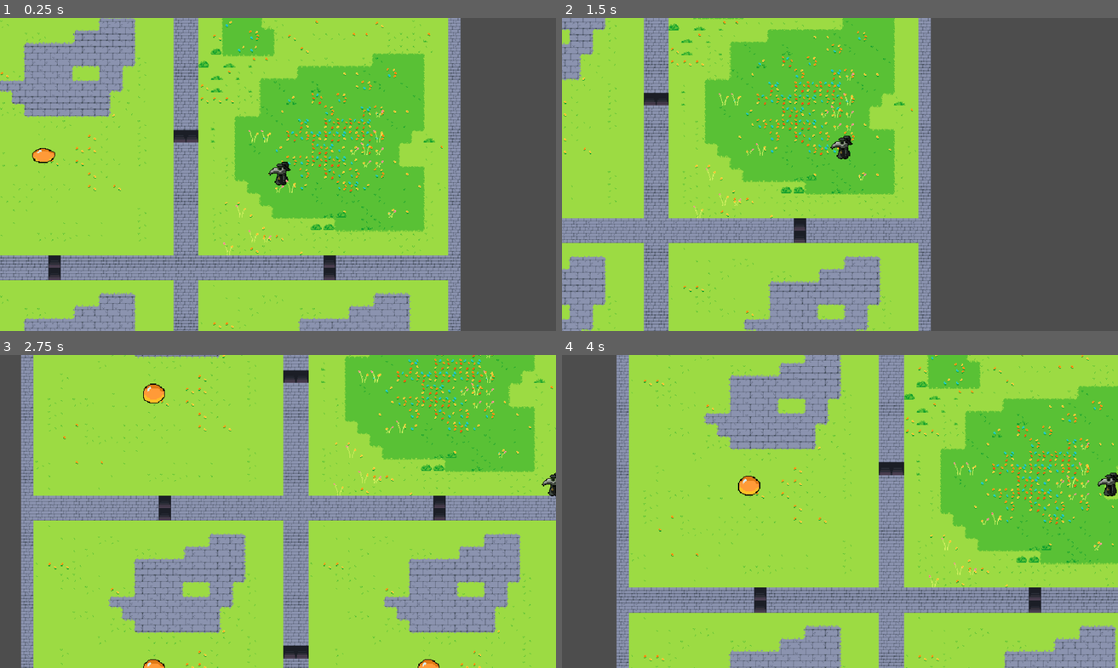
Above: before the commit, frames 1-4 (two rows, left to right).
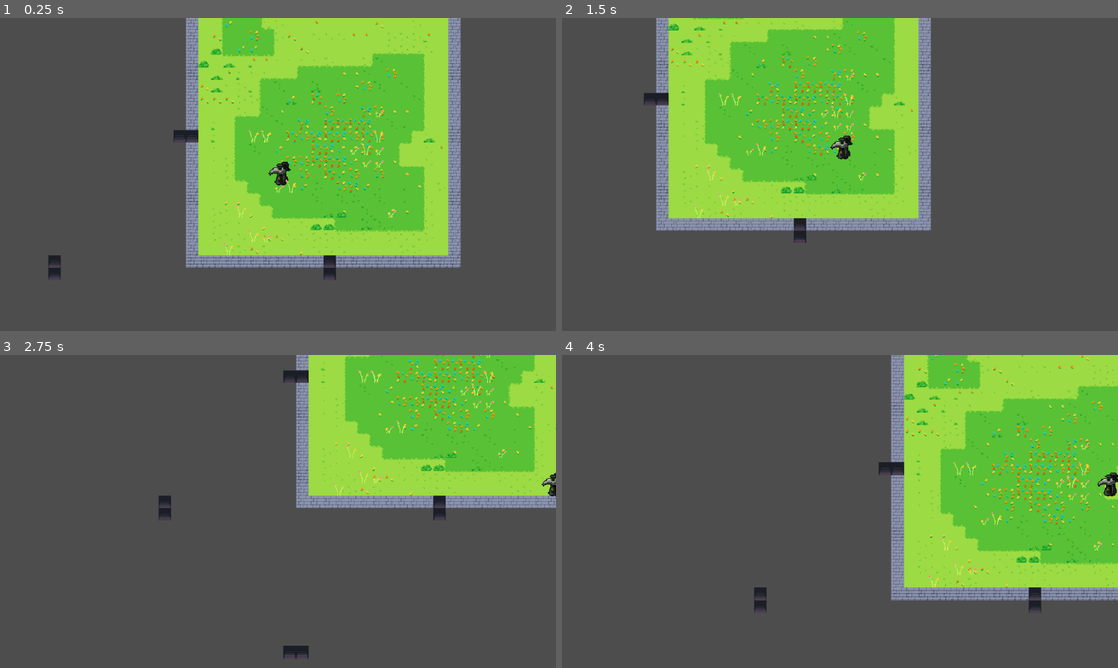
Above: after the commit, the same moments.

Repository: JohnHuber99/Black-Tower
Game: Godot game, scene res://Scenes/main.tscn
The game is run twice, just before and just after one commit, with the same random seed, the same clock (stepped at 60 frames per second) and the same inputs.
Inputs (mouse positions are in pixels of both pictures, inside the frame that each line leads up to):
- Up to frame 1 (0.25 s): no input
- Up to frame 2 (1.5 s): move the mouse to (962, 158) at 0.52 s; hold D (right) 0.53-1.28 s; click (962, 158) at 0.6 s; move the mouse to (728, 190) at 1.27 s; hold S (down) from 1.28 s (still down); tap K (down_camera) at 1.35 s
- Up to frame 3 (2.75 s): move the mouse to (333, 442) at 2.02 s; release S (down) at 2.03 s; hold D (right) from 2.03 s (still down); hold J (left_camera) from 2.03 s (still down)
- Up to frame 4 (4 s): move the mouse to (812, 574) at 2.77 s; release D (right) at 2.78 s; release J (left_camera) at 2.78 s; hold W (up) 2.78-3.53 s; tap L (right_camera) at 2.85 s; move the mouse to (1006, 558) at 3.52 s; hold A (left) from 3.53 s (still down); tap Mouse wheel down (scroll_down) at 3.6 s

The runs differ from the first frame. In frame 1, 43% of the frame differs, in the area x 0-83%, y 0-100%; in frame 2, 33%; in frame 3, 73%, in the area x 3-100%, y 0-100%; in frame 4, 58%.

Commit message:
Room visibility update

Diff:
--- a/Scripts/EnemyActivation.gd
+++ b/Scripts/EnemyActivation.gd
@@ -4,13 +4,16 @@
 signal enemy_deactivated
 
 func _ready():
+	get_parent().visible = false
 	connect("body_entered", _on_body_entered)
 	connect("body_exited", _on_body_exited)
 
 func _on_body_entered(body):
 	if body.is_in_group("player"):  # Ensure the player is in a "player" group
+		get_parent().visible = true
 		emit_signal("enemy_activated")
 
 func _on_body_exited(body):
 	if body.is_in_group("player"):  # Ensure the player is in a "player" group
+		get_parent().visible = false
 		emit_signal("enemy_deactivated")
